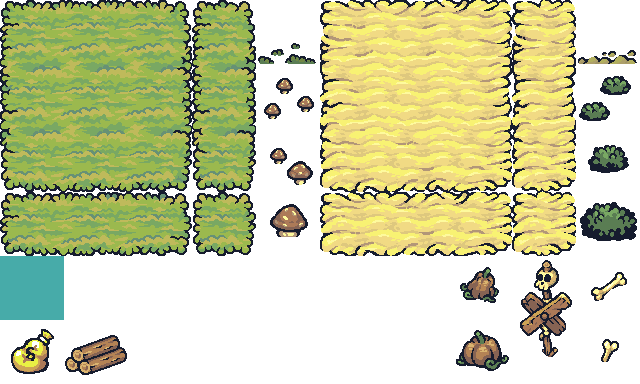
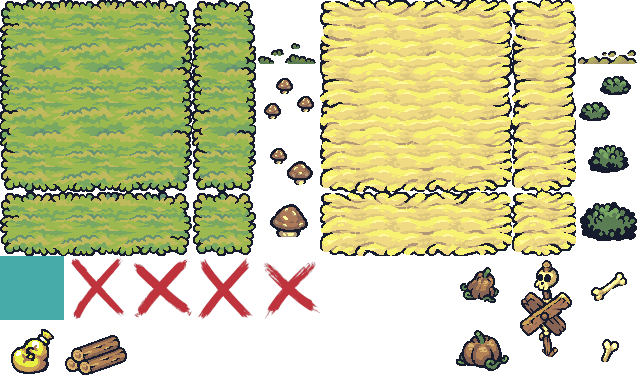
Revision of a layered 640 × 384 image; what changed, layer by layer:
added layer "Копия Преобразование #3" above "Копия Преобразование #2" over [left=263, top=261, right=320, bottom=320]
added layer "Копия Преобразование #2" above "Копия Преобразование #1" over [left=197, top=257, right=254, bottom=320]
added layer "Копия Преобразование #1" above "Копия Преобразование" over [left=71, top=256, right=126, bottom=319]
added layer "Копия Преобразование" above "Копия tinyswords64x64.png" over [left=133, top=259, right=192, bottom=318]
